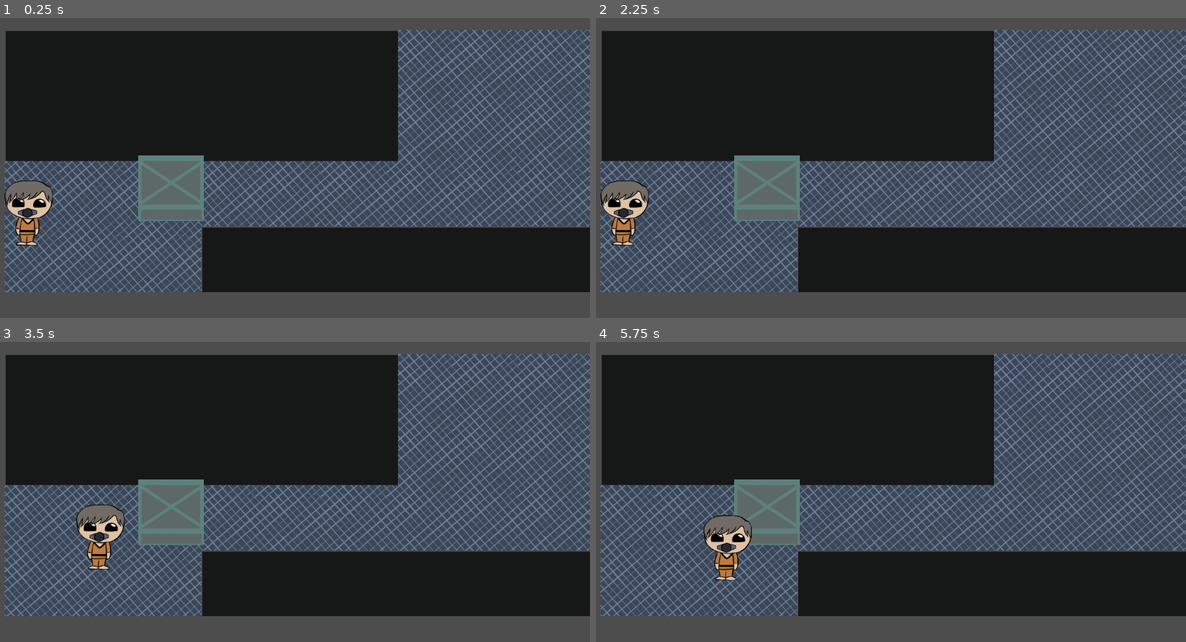
Above: before the commit, frames 1-4 (two rows, left to right).
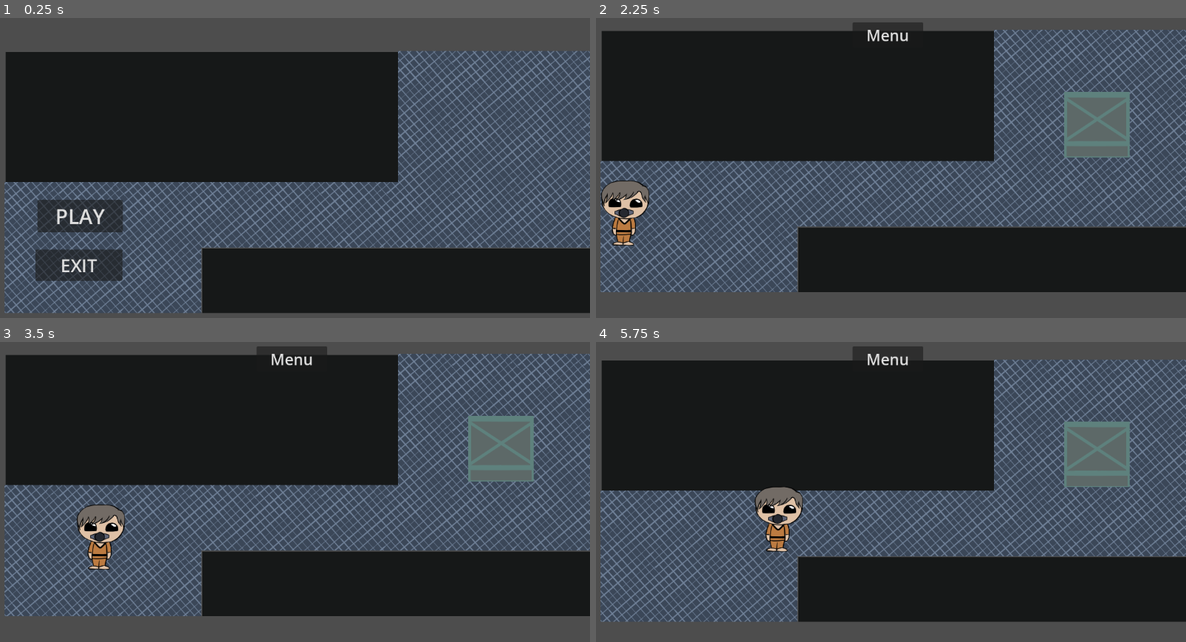
Above: after the commit, the same moments.

Repository: bekkalialiser13-ux/Puzzle-game-
Game: Godot game, scene res://scenes/menu.tscn
The game is run twice, just before and just after one commit, with the same random seed, the same clock (stepped at 60 frames per second) and the same inputs. Before the commit the project starts from res://scenes/world.tscn.
Inputs (mouse positions are in pixels of both pictures, inside the frame that each line leads up to):
- Up to frame 1 (0.25 s): no input
- Up to frame 2 (2.25 s): click (678, 216) at 0.5 s, where only the run after the commit has a clickable "PLAY"; click (885, 36) at 1.25 s, where only the run after the commit has a clickable "Menu"; click (678, 216) at 2 s, where only the run after the commit has a clickable "PLAY"
- Up to frame 3 (3.5 s): tap Enter (ui_accept) at 2.75, 3.02 s; hold D (right) from 2.78 s (still down)
- Up to frame 4 (5.75 s): release D (right) at 3.53 s; hold S (down) 3.53-4.28 s; tap Enter (ui_accept) at 3.77, 5.27 s; hold D (right) 4.28-5.03 s; hold W (up) from 5.03 s (still down)

The runs differ from the first frame. In frame 1, 38% of the frame differs, in the area x 0-100%, y 3-99%; in frame 2, 4.8%; in frame 3, 4.8%; in frame 4, 28%.

Commit message:
prototype 0.2

Diff:
--- a/first-test/project.godot
+++ b/first-test/project.godot
@@ -11,7 +11,7 @@
 [application]
 
 config/name="FirstTest"
-run/main_scene="uid://cdaqmm3k84r68"
+run/main_scene="uid://dqrkj0hbq1tfj"
 config/features=PackedStringArray("4.5", "GL Compatibility")
 config/icon="res://icon.svg"
 
@@ -37,6 +37,27 @@
 "events": [Object(InputEventKey,"resource_local_to_scene":false,"resource_name":"","device":-1,"window_id":0,"alt_press …(192 unchanged characters)…
 ]
 }
+Exit={
+"deadzone": 0.2,
+"events": [Object(InputEventKey,"resource_local_to_scene":false,"resource_name":"","device":-1,"window_id":0,"alt_pressed":false,"shift_pressed":false,"ctrl_pressed":false,"meta_pressed":false,"pressed":false,"keycode":0,"physical_keycode":4194305,"key_label":0,"unicode":0,"location":0,"echo":false,"script":null)
+]
+}
+Play={
+"deadzone": 0.2,
+"events": [Object(InputEventKey,"resource_local_to_scene":false,"resource_name":"","device":-1,"window_id":0,"alt_pressed":false,"shift_pressed":false,"ctrl_pressed":false,"meta_pressed":false,"pressed":false,"keycode":0,"physical_keycode":4194309,"key_label":0,"unicode":0,"location":0,"echo":false,"script":null)
+]
+}
+Action={
+"deadzone": 0.2,
+"events": [Object(InputEventKey,"resource_local_to_scene":false,"resource_name":"","device":-1,"window_id":0,"alt_pressed":false,"shift_pressed":false,"ctrl_pressed":false,"meta_pressed":false,"pressed":false,"keycode":0,"physical_keycode":32,"key_label":0,"unicode":32,"location":0,"echo":false,"script":null)
+]
+}
+
+[layer_names]
+
+2d_physics/layer_1="player"
+2d_physics/layer_2="box"
+2d_physics/layer_3="walls"
 
 [rendering]
 
--- a/first-test/scenes/Box.tscn
+++ b/first-test/scenes/Box.tscn
@@ -9,7 +9,7 @@
 [node name="CharacterBody2D" type="CharacterBody2D" groups=["boxes"]]
 y_sort_enabled = true
 collision_layer = 2
-collision_mask = 3
+collision_mask = 7
 script = ExtResource("1_ew2ip")
 
 [node name="Sprite2D" type="Sprite2D" parent="."]
--- a/first-test/scenes/box.gd
+++ b/first-test/scenes/box.gd
@@ -10,6 +10,14 @@
 	is_moving = true
 	var target_position = position + direction * grid_size
 
+	# Пытаемся двинуться
+	var collision = move_and_collide(direction * grid_size, true)
+
+	if collision:
+		# Столкновение - не двигаемся
+		is_moving = false
+		return
+
 	# Анимация движения
 	var tween = create_tween()
 	tween.tween_property(self, "position", target_position, 0.2)
--- /dev/null
+++ b/first-test/scenes/menu.gd
@@ -0,0 +1,22 @@
+extends Node2D
+
+
+# Called when the node enters the scene tree for the first time.
+func _ready() -> void:
+	pass # Replace with function body.
+
+
+# Called every frame. 'delta' is the elapsed time since the previous frame.
+func _process(delta: float) -> void:
+	if Input.is_action_pressed("Play"):
+		get_tree().change_scene_to_file("res://scenes/world.tscn")
+	if Input.is_action_pressed("Exit"):
+		get_tree().quit()
+
+
+func _on_exit_pressed() -> void:
+	get_tree().quit()
+
+
+func _on_play_pressed() -> void:
+	get_tree().change_scene_to_file("res://scenes/world.tscn")
--- /dev/null
+++ b/first-test/scenes/menu.tscn
@@ -0,0 +1,67 @@
+[gd_scene load_steps=7 format=3 uid="uid://dqrkj0hbq1tfj"]
+
+[ext_resource type="Script" uid="uid://c57noociqhvrv" path="res://scenes/menu.gd" id="1_con2f"]
+[ext_resource type="Texture2D" uid="uid://usad86fbcfs1" path="res://scenes/текс пол.png" id="1_vjb58"]
+[ext_resource type="Texture2D" uid="uid://bwtjfdi08v6tj" path="res://scenes/tiles.png" id="2_con2f"]
+
+[sub_resource type="TileSetAtlasSource" id="TileSetAtlasSource_mhnvy"]
+texture = ExtResource("1_vjb58")
+0:0/size_in_atlas = Vector2i(8, 8)
+0:0/0 = 0
+
+[sub_resource type="TileSetAtlasSource" id="TileSetAtlasSource_4ytvr"]
+texture = ExtResource("2_con2f")
+margins = Vector2i(7, 11)
+9:1/size_in_atlas = Vector2i(8, 8)
+9:1/0 = 0
+9:1/0/y_sort_origin = 9
+9:1/0/physics_layer_0/polygon_0/points = PackedVector2Array(-64.09176, -42.00241, 64.11964, -41.18765, 64.11964, 64.209564, -64.87603, 64.46281)
+19:1/size_in_atlas = Vector2i(8, 8)
+19:1/0 = 0
+1:1/size_in_atlas = Vector2i(4, 8)
+1:1/0 = 0
+
+[sub_resource type="TileSet" id="TileSet_g3eks"]
+physics_layer_0/collision_layer = 1
+sources/0 = SubResource("TileSetAtlasSource_mhnvy")
+sources/1 = SubResource("TileSetAtlasSource_4ytvr")
+
+[node name="Menu" type="Node2D"]
+script = ExtResource("1_con2f")
+
+[node name="TileMap" type="TileMap" parent="."]
+y_sort_enabled = true
+tile_set = SubResource("TileSet_g3eks")
+format = 2
+layer_0/name = "0"
+layer_0/z_index = -1
+layer_0/tile_data = PackedInt32Array(655391, 262144, 2, 1900548, 0, 0, 1900556, 0, 0, 1376268, 0, 0, 1376260, 0, 0, 1376276, 0, 0, 1900564, 0, 0, 1376284, 0, 0, 1376292, 0, 0, 1376300, 0, 0, 1376308, 0, 0, 1376316, 0, 0, 1376324, 0, 0, 852036, 0, 0, 852028, 0, 0, 852020, 0, 0, 327732, 0, 0, 327740, 0, 0, 327748, 0, 0, 1900572, 1245185, 1, 1900579, 1245185, 1, 1900586, 1245185, 1, 1900593, 1245185, 1, 1900600, 1245185, 1, 1900607, 1245185, 1, 1900612, 1245185, 1, 852012, 1245185, 1, 393260, 1245185, 1, 393253, 1245185, 1, 852005, 1245185, 1, 851998, 1245185, 1, 851991, 1245185, 1, 851984, 1245185, 1, 851977, 1245185, 1, 851972, 1245185, 1, 393220, 1245185, 1, 393228, 1245185, 1, 393227, 1245185, 1, 393236, 1245185, 1, 393235, 1245185, 1, 393243, 1245185, 1, 393247, 1245185, 1, 327724, 1245185, 1, 327716, 1245185, 1, 327719, 1245185, 1, 327709, 1245185, 1, 327704, 1245185, 1, 327697, 1245185, 1, 327690, 1245185, 1, 327684, 1245185, 1, 983073, 589825, 1)
+layer_1/name = "1"
+layer_1/y_sort_enabled = true
+layer_2/name = "2"
+layer_2/y_sort_enabled = true
+
+[node name="Camera2D" type="Camera2D" parent="."]
+limit_left = 50
+limit_top = 50
+limit_right = 1100
+limit_bottom = 500
+
+[node name="exit" type="Button" parent="."]
+offset_left = 68.0
+offset_top = 412.0
+offset_right = 238.0
+offset_bottom = 473.0
+theme_override_font_sizes/font_size = 35
+text = "EXIT"
+
+[node name="play" type="Button" parent="."]
+offset_left = 72.0
+offset_top = 315.0
+offset_right = 239.0
+offset_bottom = 370.0
+theme_override_font_sizes/font_size = 40
+text = "PLAY"
+
+[connection signal="pressed" from="exit" to="." method="_on_exit_pressed"]
+[connection signal="pressed" from="play" to="." method="_on_play_pressed"]
--- /dev/null
+++ b/first-test/scenes/menubtn.gd
@@ -0,0 +1,4 @@
+extends Button
+
+func _on_pressed() -> void:
+	get_tree().change_scene_to_file("res://scenes/menu.tscn")
--- a/first-test/scenes/player.tscn
+++ b/first-test/scenes/player.tscn
@@ -1,7 +1,8 @@
-[gd_scene load_steps=6 format=3 uid="uid://b71yxe1uua728"]
+[gd_scene load_steps=7 format=3 uid="uid://b71yxe1uua728"]
 
 [ext_resource type="Script" uid="uid://3rgx6jcqeka6" path="res://scenes/player.gd" id="1_g2els"]
 [ext_resource type="Texture2D" uid="uid://cpajxa8iyowwt" path="res://scenes/гг.png" id="2_qhqgy"]
+[ext_resource type="Script" uid="uid://bi3nui757g8a2" path="res://scenes/menubtn.gd" id="3_qhqgy"]
 
 [sub_resource type="AtlasTexture" id="AtlasTexture_dqkch"]
 atlas = ExtResource("2_qhqgy")
@@ -18,22 +19,32 @@
 "speed": 5.0
 }]
 
-[sub_resource type="CapsuleShape2D" id="CapsuleShape2D_g2els"]
-radius = 32.851288
-height = 65.91804
+[sub_resource type="RectangleShape2D" id="RectangleShape2D_g2els"]
+size = Vector2(31, 52)
 
 [node name="player" type="CharacterBody2D"]
-collision_mask = 3
+collision_mask = 7
 script = ExtResource("1_g2els")
 
 [node name="AnimatedSprite2D" type="AnimatedSprite2D" parent="."]
-position = Vector2(-3, 30)
+position = Vector2(-2, 30)
 sprite_frames = SubResource("SpriteFrames_qlg0r")
 animation = &"idle"
 autoplay = "idle"
 
 [node name="CollisionShape2D" type="CollisionShape2D" parent="."]
-position = Vector2(-5.000001, 56)
-rotation = -0.8552113
-skew = 0.2443461
-shape = SubResource("CapsuleShape2D_g2els")
+position = Vector2(-3.5000005, 67)
+shape = SubResource("RectangleShape2D_g2els")
+
+[node name="CanvasLayer" type="CanvasLayer" parent="."]
+
+[node name="menubtn" type="Button" parent="CanvasLayer"]
+offset_left = 501.0
+offset_top = 17.0
+offset_right = 639.0
+offset_bottom = 67.0
+theme_override_font_sizes/font_size = 30
+text = "Menu"
+script = ExtResource("3_qhqgy")
+
+[connection signal="pressed" from="CanvasLayer/menubtn" to="CanvasLayer/menubtn" method="_on_pressed"]
--- a/first-test/scenes/world.tscn
+++ b/first-test/scenes/world.tscn
@@ -54,6 +54,8 @@
 limit_bottom = 640
 
 [node name="collision" type="StaticBody2D" parent="."]
+collision_layer = 4
+collision_mask = 0
 
 [node name="CollisionPolygon2D" type="CollisionPolygon2D" parent="collision"]
 polygon = PackedVector2Array(11, 25, 777, 25, 777, 279, 10, 279)
@@ -65,4 +67,4 @@
 polygon = PackedVector2Array(394, 409, 393, 535, 1160, 535, 1159, 408)
 
 [node name="CharacterBody2D" parent="." instance=ExtResource("4_k0juu")]
-position = Vector2(333, 333)
+position = Vector2(977, 209)
Not shown, added: first-test/scenes/menu.gd.uid
Not shown, added: first-test/scenes/menubtn.gd.uid
Not shown: 2 places in first-test/scenes/world.tscn that only renumber resources
